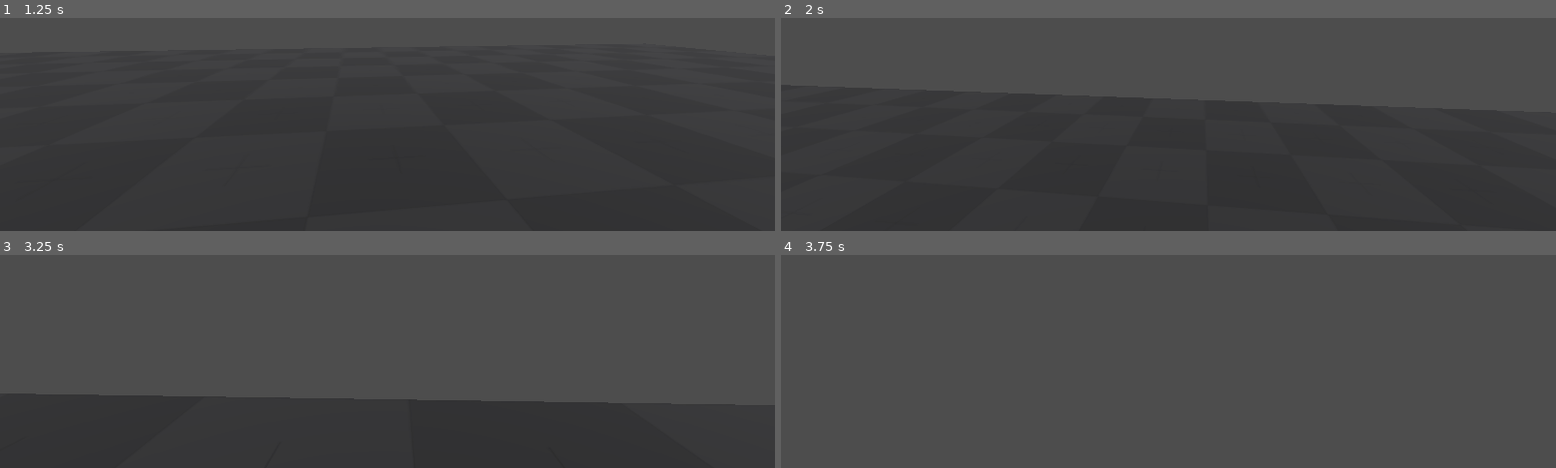
Above: before the commit, frames 1-4 (two rows, left to right).
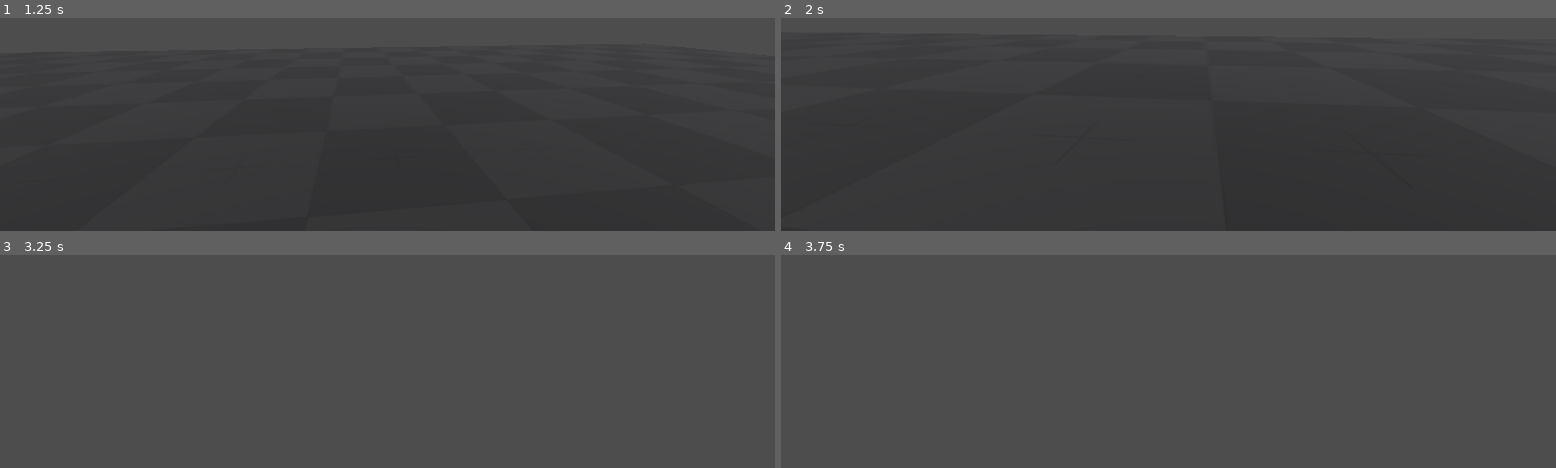
Above: after the commit, the same moments.

Repository: johnwdodge/pacmanninja
Game: Godot game, scene res://scenes/levels/test_level.tscn
The game is run twice, just before and just after one commit, with the same random seed, the same clock (stepped at 60 frames per second) and the same inputs.
Inputs (mouse positions are in pixels of both pictures, inside the frame that each line leads up to):
- Up to frame 1 (1.25 s): tap Enter at 0.5 s; move the mouse to (outside the picture) at 0.52 s; hold W (move_forward) from 0.53 s (still down); hold Ctrl (crouch) from 0.53 s (still down); tap Space (jump) at 0.77 s
- Up to frame 2 (2 s): keep holding W (move_forward); tap Space (jump) at 1.25, 1.52 s; move the mouse to (outside the picture) at 1.27 s; release Ctrl (crouch) at 1.28 s; tap Shift (sprint) at 1.35 s
- Up to frame 3 (3.25 s): keep holding W (move_forward); move the mouse to (outside the picture) at 2.02 s; hold Ctrl (crouch) 2.03-2.78 s; tap Enter at 2.75 s; move the mouse to (379, 257) at 2.77 s; tap Shift (sprint) at 2.85 s; tap Space (jump) at 3.02 s
- Up to frame 4 (3.75 s): keep holding W (move_forward); move the mouse to (1222, 255) at 3.52 s; hold Ctrl (crouch) from 3.53 s (still down)

Frame 1 is identical in both runs. In frame 3, 17% of the frame differs, in the area x 0-93%, y 65-100%; in frame 4, nothing differs.

Commit message:
fixed jump

Diff:
--- a/charcontrol.gd
+++ b/charcontrol.gd
@@ -155,7 +155,7 @@
 
 
 func _handle_jump() -> void:
-	if state == State.move or State.slide:
+	if is_on_floor():
 		velocity.y = JUMP_VELOCITY
 	if state == State.wall:
 		velocity.y = JUMP_VELOCITY
